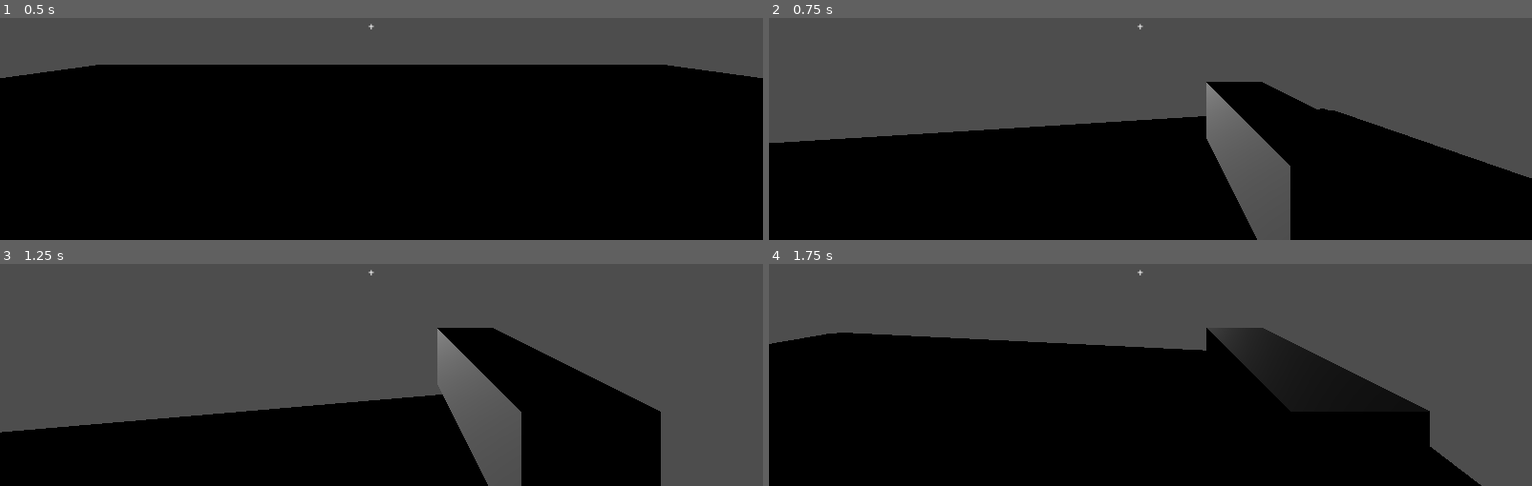
Above: before the commit, frames 1-4 (two rows, left to right).
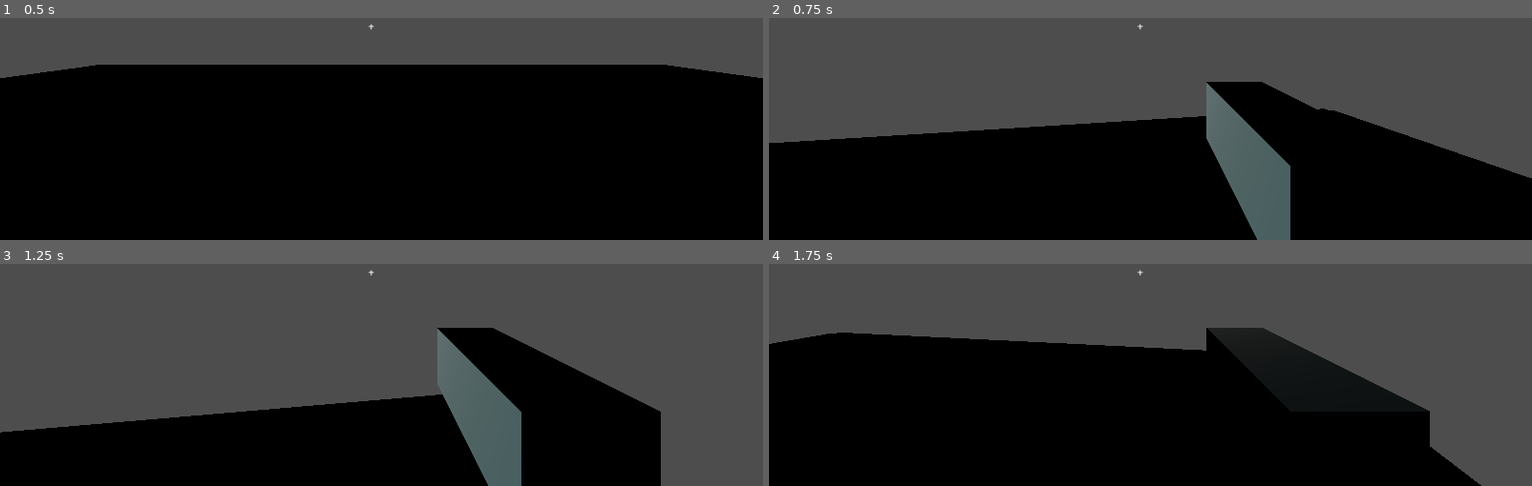
Above: after the commit, the same moments.

Repository: AyBelkich/minimal-fps
Game: Godot game, scene res://Main.tscn
Two runs of this game, one before a commit and one after it. Both use one fixed random seed, a clock stepped at 60 frames per second and the inputs below.
Inputs (mouse positions are in pixels of both pictures, inside the frame that each line leads up to):
- Up to frame 1 (0.5 s): no input
- Up to frame 2 (0.75 s): tap Enter (ui_accept) at 0.5 s; move the mouse to (1188, 24) at 0.52 s; hold D from 0.53 s (still down); hold Z from 0.53 s (still down); click (1188, 24) at 0.67 s
- Up to frame 3 (1.25 s): keep holding D; keep holding Z; tap Enter (ui_accept) at 0.77 s
- Up to frame 4 (1.75 s): move the mouse to (1112, 272) at 1.27 s; release D at 1.28 s; release Z at 1.28 s; hold S from 1.28 s (still down); tap Q at 1.35 s; tap Enter (ui_accept) at 1.52 s

Frame 1 is identical in both runs. In frame 2, 0.2% of the frame differs, in the area x 57-61%, y 29-41%; in frame 3, 0.2%; in frame 4, less than 0.1%.

Commit message:
More dummies

Diff:
--- a/Main.tscn
+++ b/Main.tscn
@@ -4,19 +4,46 @@
 
 [sub_resource type="CapsuleShape3D" id="CapsuleShape3D_rxg2q"]
 
+[sub_resource type="StandardMaterial3D" id="StandardMaterial3D_glv2v"]
+albedo_color = Color(0.56123674, 0.77413183, 0.77585894, 1)
+
 [sub_resource type="BoxMesh" id="BoxMesh_uu6xs"]
+
+[sub_resource type="StandardMaterial3D" id="StandardMaterial3D_uu6xs"]
+albedo_color = Color(1, 0.9843137, 0, 1)
 
 [sub_resource type="BoxMesh" id="BoxMesh_rxg2q"]
 
 [sub_resource type="BoxShape3D" id="BoxShape3D_uu6xs"]
 
+[sub_resource type="StandardMaterial3D" id="StandardMaterial3D_r0du0"]
+albedo_color = Color(0.022970352, 0.31670156, 0.50957817, 1)
+
 [sub_resource type="BoxMesh" id="BoxMesh_glv2v"]
 
 [sub_resource type="BoxShape3D" id="BoxShape3D_r0du0"]
 
+[sub_resource type="StandardMaterial3D" id="StandardMaterial3D_cm0pq"]
+albedo_color = Color(0.023529412, 0.31764707, 0.50980395, 1)
+
+[sub_resource type="StandardMaterial3D" id="StandardMaterial3D_fos0i"]
+albedo_color = Color(0.023529412, 0.31764707, 0.50980395, 1)
+
+[sub_resource type="StandardMaterial3D" id="StandardMaterial3D_3dxm6"]
+albedo_color = Color(0.023529412, 0.31764707, 0.50980395, 1)
+
+[sub_resource type="StandardMaterial3D" id="StandardMaterial3D_lgr22"]
+albedo_color = Color(0.90778506, 0.08963292, 0, 1)
+
 [sub_resource type="BoxMesh" id="BoxMesh_r0du0"]
 
 [sub_resource type="BoxShape3D" id="BoxShape3D_cm0pq"]
+
+[sub_resource type="StandardMaterial3D" id="StandardMaterial3D_trn2v"]
+albedo_color = Color(0.90588236, 0.09019608, 0, 1)
+
+[sub_resource type="StandardMaterial3D" id="StandardMaterial3D_03owx"]
+albedo_color = Color(0.90588236, 0.09019608, 0, 1)
 
 [node name="Main" type="Node3D" unique_id=786019353]
 
@@ -34,12 +61,14 @@
 
 [node name="Weapon" type="MeshInstance3D" parent="Player/PlayerCamera" unique_id=391577962]
 transform = Transform3D(0.2, 0, 0, 0, 0.2, 0, 0, 0, 0.6, 0.3, -0.3, -0.7)
+material_override = SubResource("StandardMaterial3D_glv2v")
 mesh = SubResource("BoxMesh_uu6xs")
 
 [node name="Map" type="Node3D" parent="." unique_id=1395804969]
 
 [node name="Floor" type="MeshInstance3D" parent="Map" unique_id=1328210240]
 transform = Transform3D(10, 0, 0, 0, 0.2, 0, 0, 0, 10, 0, 0, 0)
+material_override = SubResource("StandardMaterial3D_uu6xs")
 mesh = SubResource("BoxMesh_rxg2q")
 
 [node name="FloorStaticBody3D" type="StaticBody3D" parent="Map/Floor" unique_id=2033986614]
@@ -51,6 +80,7 @@
 
 [node name="WallBack" type="MeshInstance3D" parent="Map/Walls" unique_id=1965166876]
 transform = Transform3D(10, 0, 0, 0, 2, 0, 0, 0, 0.2, 0, 1, -5)
+material_override = SubResource("StandardMaterial3D_r0du0")
 mesh = SubResource("BoxMesh_glv2v")
 
 [node name="WallBackStaticBody3D" type="StaticBody3D" parent="Map/Walls/WallBack" unique_id=624425122]
@@ -60,6 +90,7 @@
 
 [node name="WallLeft" type="MeshInstance3D" parent="Map/Walls" unique_id=659874796]
 transform = Transform3D(-4.371139e-07, 0, 0.2, 0, 2, 0, -10, 0, -8.742278e-09, 5, 1, 0)
+material_override = SubResource("StandardMaterial3D_cm0pq")
 mesh = SubResource("BoxMesh_glv2v")
 
 [node name="WallLeftStaticBody3D" type="StaticBody3D" parent="Map/Walls/WallLeft" unique_id=2084811287]
@@ -69,6 +100,7 @@
 
 [node name="WallRight" type="MeshInstance3D" parent="Map/Walls" unique_id=1549739230]
 transform = Transform3D(-4.371139e-07, 0, 0.2, 0, 2, 0, -10, 0, -8.742278e-09, -5, 1, 0)
+material_override = SubResource("StandardMaterial3D_fos0i")
 mesh = SubResource("BoxMesh_glv2v")
 
 [node name="WallRightStaticBody3D" type="StaticBody3D" parent="Map/Walls/WallRight" unique_id=53182529]
@@ -78,6 +110,7 @@
 
 [node name="WallFront" type="MeshInstance3D" parent="Map/Walls" unique_id=438066829]
 transform = Transform3D(10, 0, 0, 0, 2, 0, 0, 0, 0.2, 0, 1, 5)
+material_override = SubResource("StandardMaterial3D_3dxm6")
 mesh = SubResource("BoxMesh_glv2v")
 
 [node name="WallFrontStaticBody3D" type="StaticBody3D" parent="Map/Walls/WallFront" unique_id=1510326255]
@@ -85,31 +118,36 @@
 [node name="WallFrontCollisionShape3D" type="CollisionShape3D" parent="Map/Walls/WallFront/WallFrontStaticBody3D" unique_id=1803212706]
 shape = SubResource("BoxShape3D_r0du0")
 
-[node name="DummyTarget" type="MeshInstance3D" parent="Map" unique_id=1767061428]
-transform = Transform3D(0.5, 0, 0, 0, 2, 0, 0, 0, 0.5, 0, 1, -3)
+[node name="Dummies" type="Node3D" parent="Map" unique_id=1347310959]
+
+[node name="DummyTarget3" type="MeshInstance3D" parent="Map/Dummies" unique_id=871511694]
+transform = Transform3D(0.5, 0, 0, 0, 2, 0, 0, 0, 0.5, 2.9403148, 1, 0.3811698)
+material_override = SubResource("StandardMaterial3D_lgr22")
 mesh = SubResource("BoxMesh_r0du0")
 
-[node name="DummyTargetStaticBody3D" type="StaticBody3D" parent="Map/DummyTarget" unique_id=279559659]
+[node name="DummyTargetStaticBody3D" type="StaticBody3D" parent="Map/Dummies/DummyTarget3" unique_id=1836730337]
 
-[node name="DummyTargetCollisionShape3D" type="CollisionShape3D" parent="Map/DummyTarget/DummyTargetStaticBody3D" unique_id=2136842074]
+[node name="DummyTargetCollisionShape3D" type="CollisionShape3D" parent="Map/Dummies/DummyTarget3/DummyTargetStaticBody3D" unique_id=1132066427]
 shape = SubResource("BoxShape3D_cm0pq")
 
-[node name="DummyTarget3" type="MeshInstance3D" parent="Map" unique_id=871511694]
-transform = Transform3D(0.5, 0, 0, 0, 2, 0, 0, 0, 0.5, 2.9403148, 1, 0.3811698)
+[node name="DummyTarget2" type="MeshInstance3D" parent="Map/Dummies" unique_id=232741707]
+transform = Transform3D(0.5, 0, 0, 0, 2, 0, 0, 0, 0.5, 0, 1, 2.7220588)
+material_override = SubResource("StandardMaterial3D_trn2v")
 mesh = SubResource("BoxMesh_r0du0")
 
-[node name="DummyTargetStaticBody3D" type="StaticBody3D" parent="Map/DummyTarget3" unique_id=1836730337]
+[node name="DummyTargetStaticBody3D" type="StaticBody3D" parent="Map/Dummies/DummyTarget2" unique_id=358337506]
 
-[node name="DummyTargetCollisionShape3D" type="CollisionShape3D" parent="Map/DummyTarget3/DummyTargetStaticBody3D" unique_id=1132066427]
+[node name="DummyTargetCollisionShape3D" type="CollisionShape3D" parent="Map/Dummies/DummyTarget2/DummyTargetStaticBody3D" unique_id=2091458151]
 shape = SubResource("BoxShape3D_cm0pq")
 
-[node name="DummyTarget2" type="MeshInstance3D" parent="Map" unique_id=232741707]
-transform = Transform3D(0.5, 0, 0, 0, 2, 0, 0, 0, 0.5, 0, 1, 2.7220588)
+[node name="DummyTarget1" type="MeshInstance3D" parent="Map/Dummies" unique_id=1767061428]
+transform = Transform3D(0.5, 0, 0, 0, 2, 0, 0, 0, 0.5, 0, 1, -3)
+material_override = SubResource("StandardMaterial3D_03owx")
 mesh = SubResource("BoxMesh_r0du0")
 
-[node name="DummyTargetStaticBody3D" type="StaticBody3D" parent="Map/DummyTarget2" unique_id=358337506]
+[node name="DummyTargetStaticBody3D" type="StaticBody3D" parent="Map/Dummies/DummyTarget1" unique_id=279559659]
 
-[node name="DummyTargetCollisionShape3D" type="CollisionShape3D" parent="Map/DummyTarget2/DummyTargetStaticBody3D" unique_id=2091458151]
+[node name="DummyTargetCollisionShape3D" type="CollisionShape3D" parent="Map/Dummies/DummyTarget1/DummyTargetStaticBody3D" unique_id=2136842074]
 shape = SubResource("BoxShape3D_cm0pq")
 
 [node name="UI" type="CanvasLayer" parent="." unique_id=938957265]
--- a/project.godot
+++ b/project.godot
@@ -15,6 +15,10 @@
 config/features=PackedStringArray("4.6", "Forward Plus")
 config/icon="res://icon.svg"
 
+[editor_plugins]
+
+enabled=PackedStringArray("res://addons/simple_git_terminal/plugin.cfg")
+
 [physics]
 
 3d/physics_engine="Jolt Physics"
